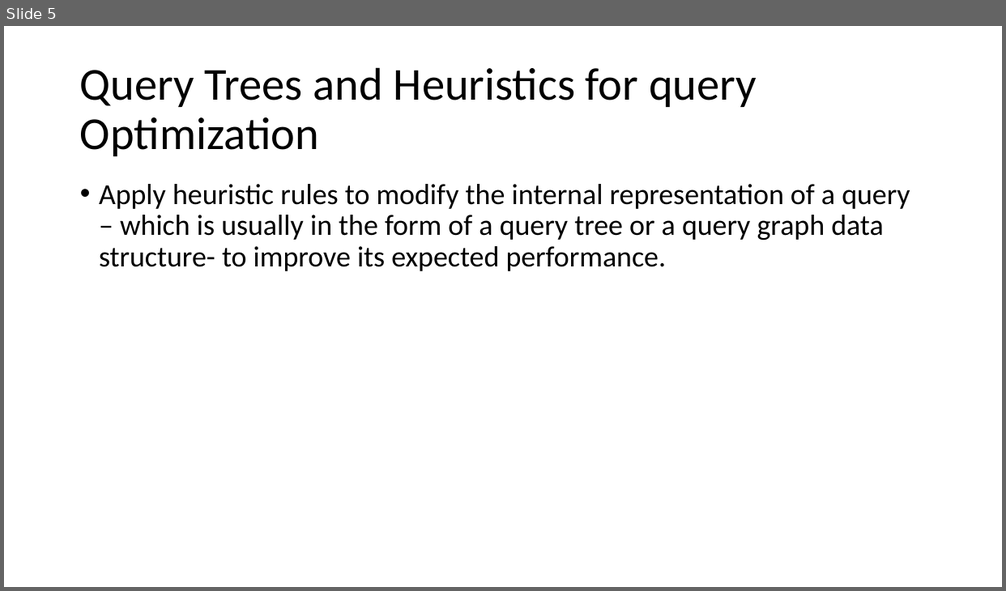
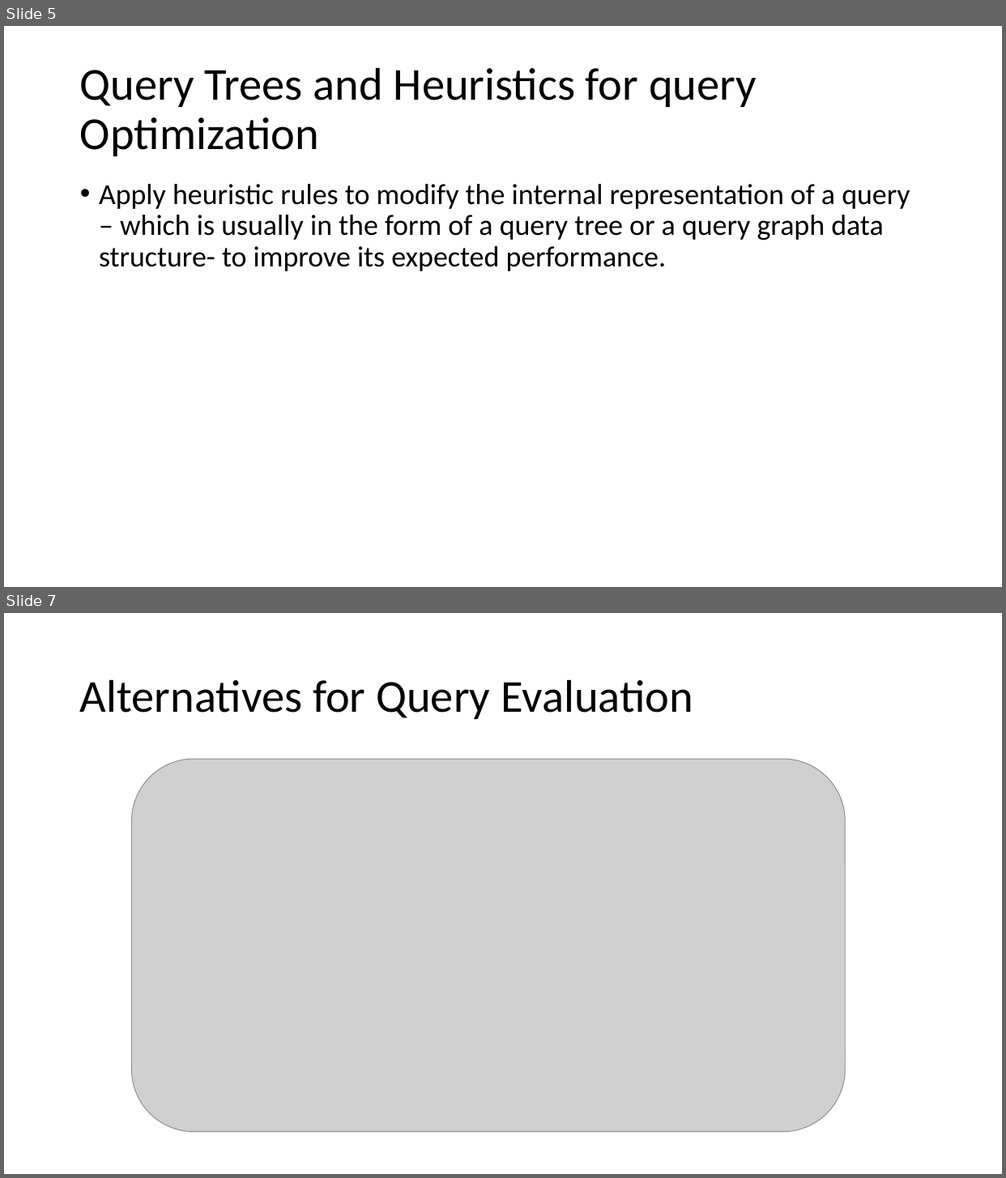
Before and after one commit to longnguyencse/master17-database-advace, a slide deck: Database advance.pptx. Shown one above the other, each under a label of ours: slide 5 before the commit, slides 5 and 7 after it; the slides between them are not shown. The pictures are 1006x591 and 1006x1178 pixels, drawn with LibreOffice and Linux fonts; fonts in the diff are those of the drawing; grey boxes stand for pictures. Boxes give left, top, right and bottom in pixels: in the first picture for what was removed or moved away, otherwise in the second. Text is boxed around its words. In the diff, an @@ line names an element or a change of style, - is before the commit and + after.

```diff
--- a/Database advance.pptx
+++ b/Database advance.pptx
@@ slide 7 added at (4,613,1002,1174), background #FFFFFF @@
@@ title added at (80,679,693,719), 44 pt, text #000000 @@
+Alternatives for Query Evaluation
@@ picture added at (131,759,845,1131) @@
```
Also in this commit, not shown: 1 slide changed, 5 other slides added, 1 slide removed.
